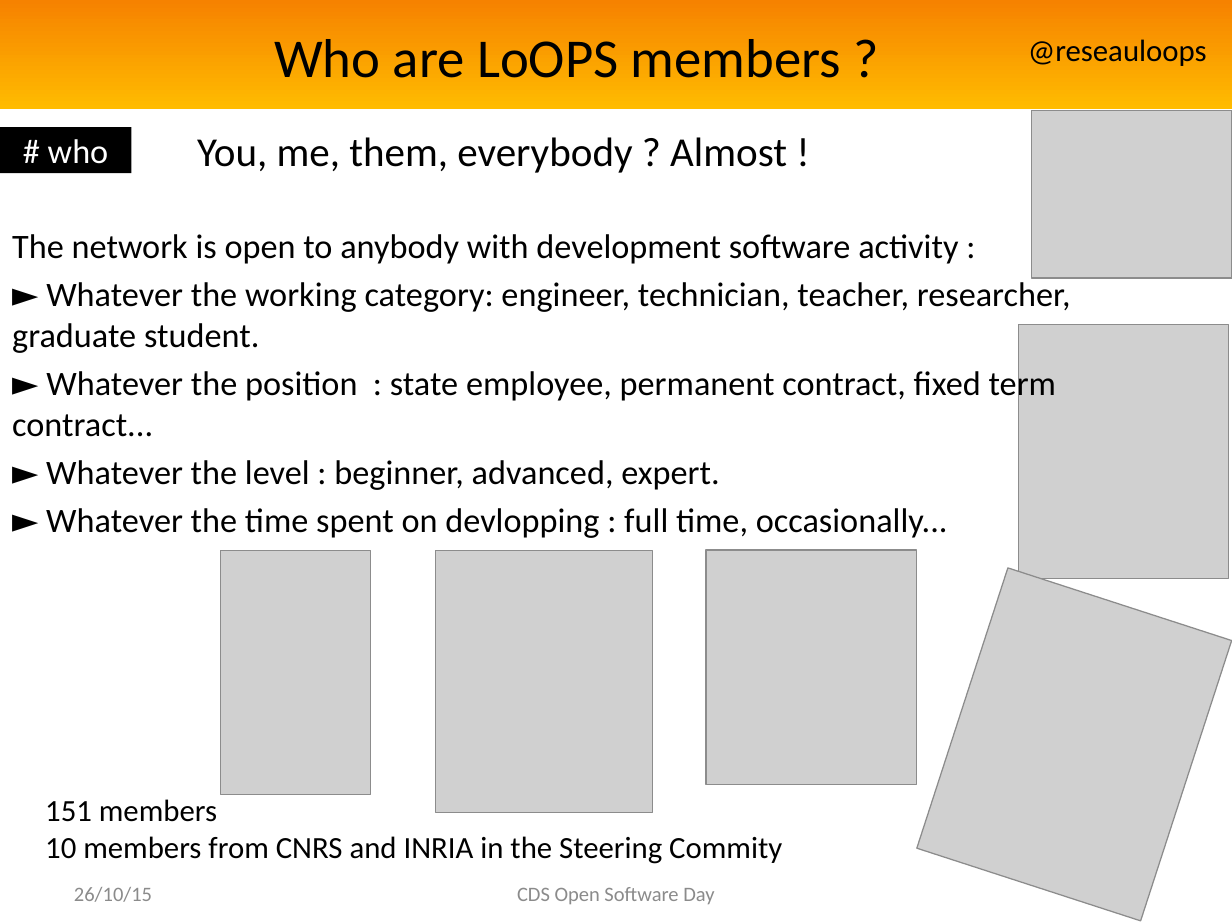
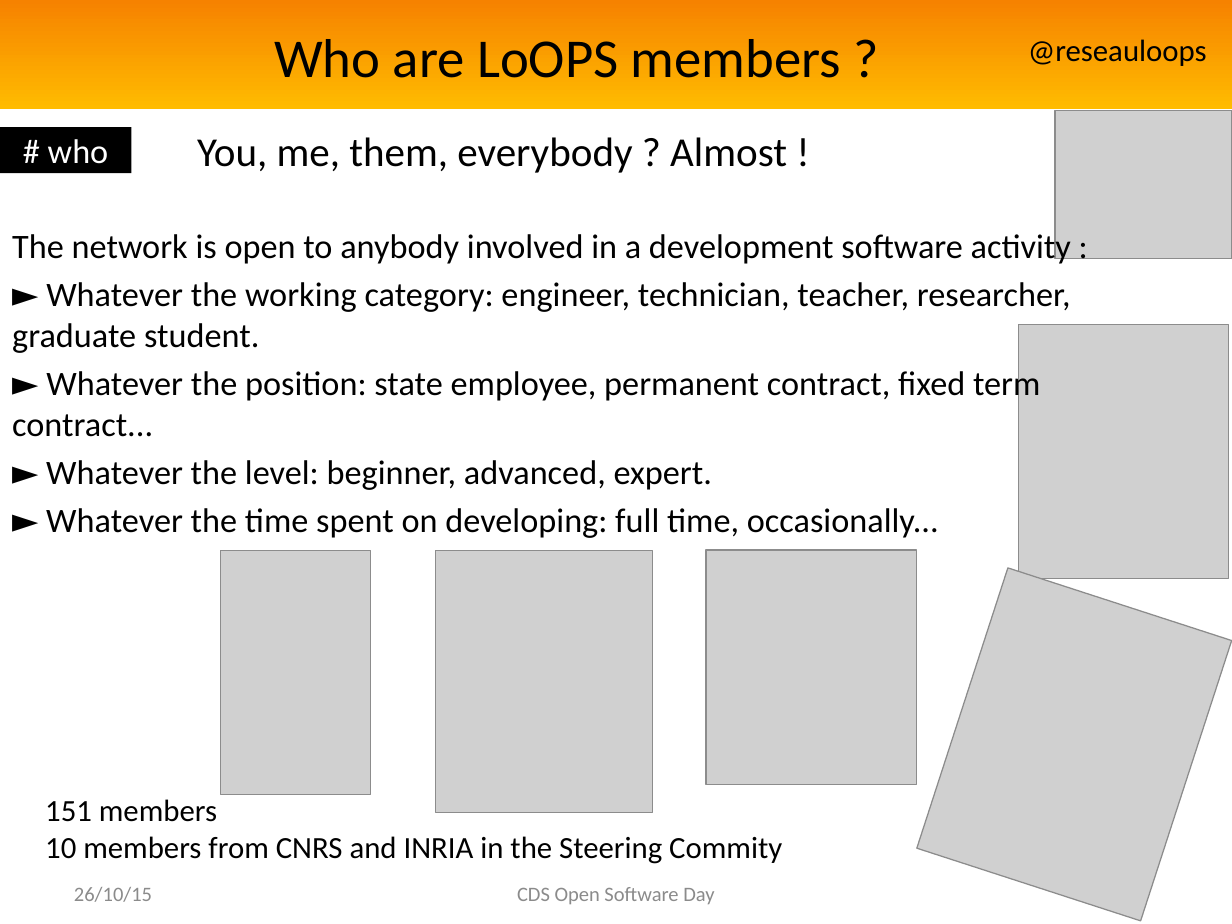
Before and after one commit to reseau-loops/reseau-loops.github.com, a slide deck: slide 4 of presentations/PrésentationLoOPSAnglais.pptx. Drawn at 1232x924 pixels with LibreOffice and Linux fonts; fonts in the diff are those of the drawing; grey boxes stand for pictures; background and template pictures are left out. Boxes give left, top, right and bottom in pixels: in the first picture for what was removed or moved away, otherwise in the second. Text is boxed around its words. In the diff, an @@ line names an element or a change of style, - is before the commit and + after.

```diff
--- a/presentations/PrésentationLoOPSAnglais.pptx
+++ b/presentations/PrésentationLoOPSAnglais.pptx
@@ picture: place and size @@
-picture at box(1032, 111, 1232, 278)
+picture at box(1055, 111, 1232, 259)
@@ text at box(12, 230, 1071, 264): text changed @@
-The network is open to anybody with development software activity :
+The network is open to anybody involved in a development software activity :
@@ text at box(12, 367, 1040, 538): text changed @@
-► Whatever the position : state employee, permanent contract, fixed term contract...
-► Whatever the level : beginner, advanced, expert.
-► Whatever the time spent on devlopping : full time, occasionally...
+► Whatever the position: state employee, permanent contract, fixed term contract...
+► Whatever the level: beginner, advanced, expert.
+► Whatever the time spent on developing: full time, occasionally...
```
Also in this commit, not shown: 4 other slides changed, 1 other file.
